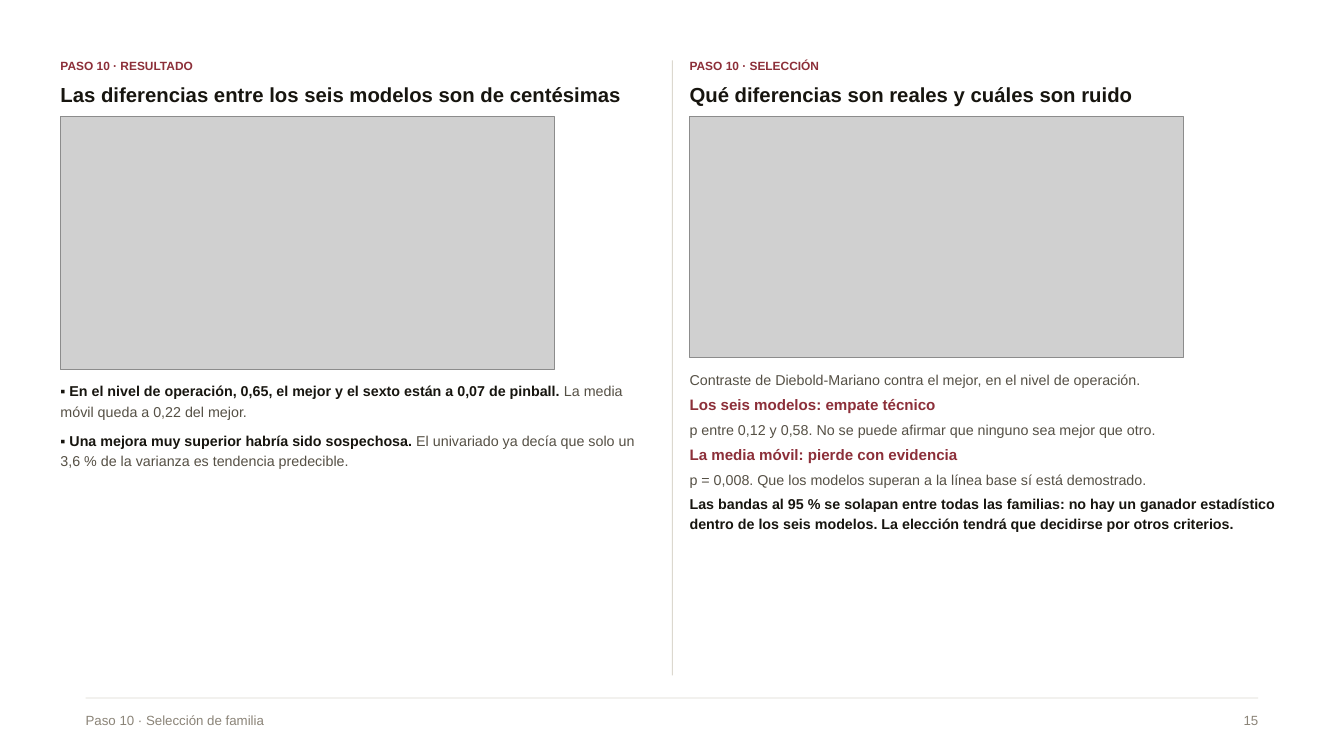
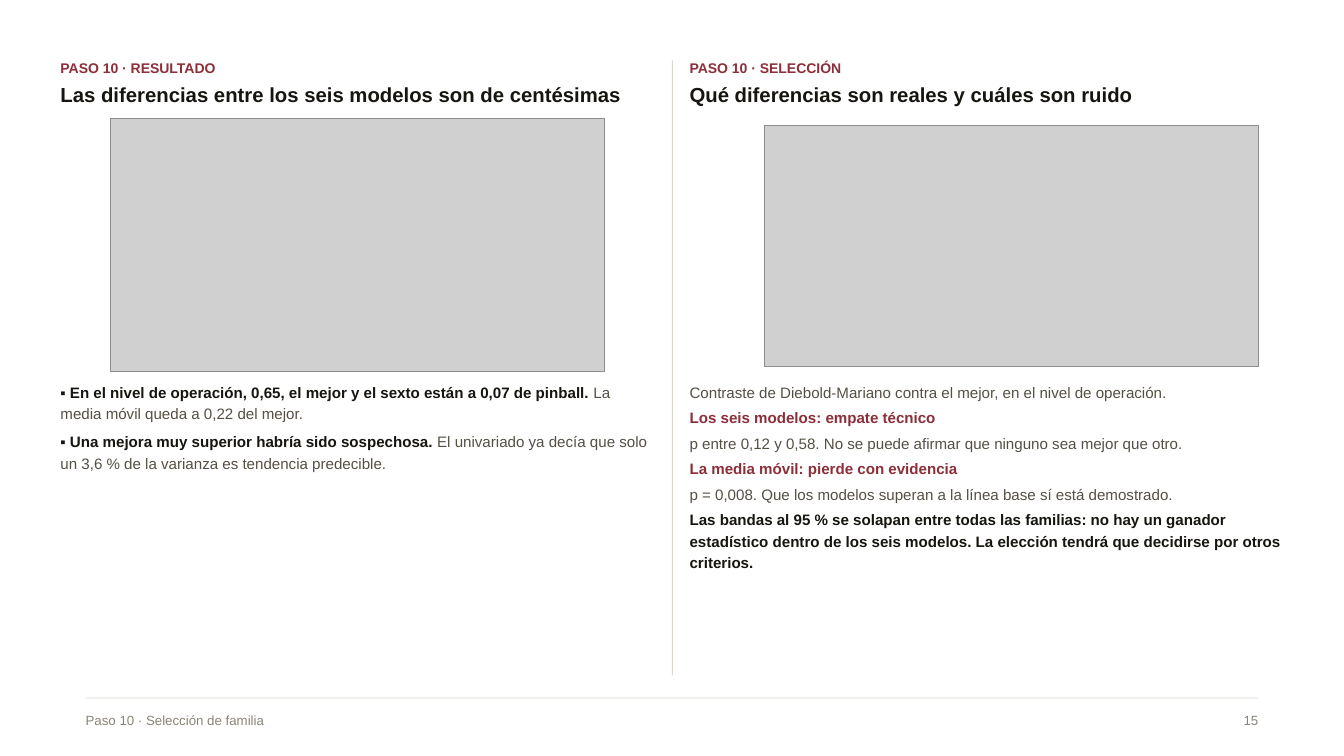
Before and after one commit to Danilo22m/Prueba_Tostao, a slide deck: slide 14 of Presentacion_Caso_A_compacta.pptx (slide 15 before the commit). Drawn at 1344x756 pixels with LibreOffice and Linux fonts; fonts in the diff are those of the drawing; grey boxes stand for pictures. Boxes give left, top, right and bottom in pixels: in the first picture for what was removed or moved away, otherwise in the second. Text is boxed around its words. In the diff, an @@ line names an element or a change of style, - is before the commit and + after.

```diff
--- a/Presentacion_Caso_A_compacta.pptx
+++ b/Presentacion_Caso_A_compacta.pptx
@@ text "PASO 10 · RESULTADO" at (x1=60, y1=63, x2=216, y2=73): size 8.5 to 10 pt @@
@@ text "PASO 10 · SELECCIÓN" at (x1=690, y1=61, x2=841, y2=73): size 8.5 to 10 pt @@
@@ picture moved from (x1=60, y1=117, x2=555, y2=370) to (x1=111, y1=118, x2=605, y2=371) @@
@@ picture moved from (x1=690, y1=117, x2=1184, y2=358) to (x1=764, y1=126, x2=1258, y2=367) @@
@@ text "▪ En el nivel de ..." at (x1=60, y1=387, x2=610, y2=422): size 10.2 to 10.8 pt @@
@@ text at (x1=690, y1=387, x2=1281, y2=568): size 10.2 to 10.8 pt in "Contraste de Diebold-Mariano contra el mejor, en ...", "p entre 0,12 y 0,58. No se ...", "p = 0,008. Que los modelos superan ...", "Las bandas al 95 % se solapan ..." @@
@@ text "Contraste de Diebold-Mariano contra el ..." moved from (x1=690, y1=374, x2=1275, y2=532) to (x1=690, y1=387, x2=1281, y2=568) @@
@@ text "▪ Una mejora muy superior ..." at (x1=60, y1=436, x2=647, y2=472): size 10.2 to 10.8 pt @@
```
Also in this commit, not shown: 21 other slides changed, 2 slides removed, 1 other file.
